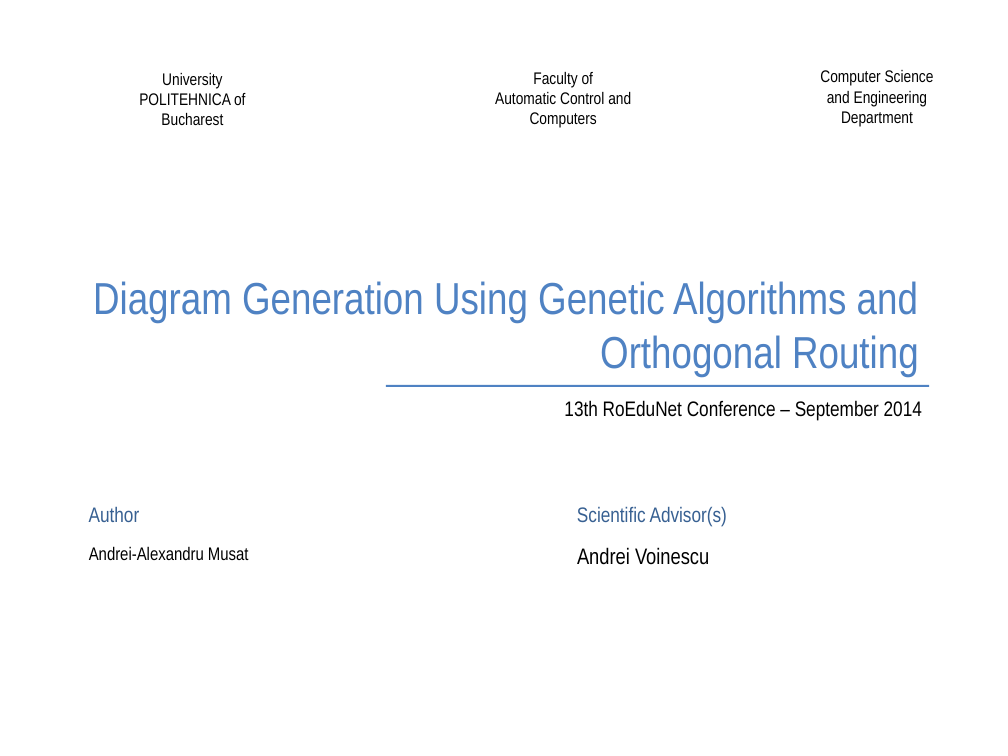
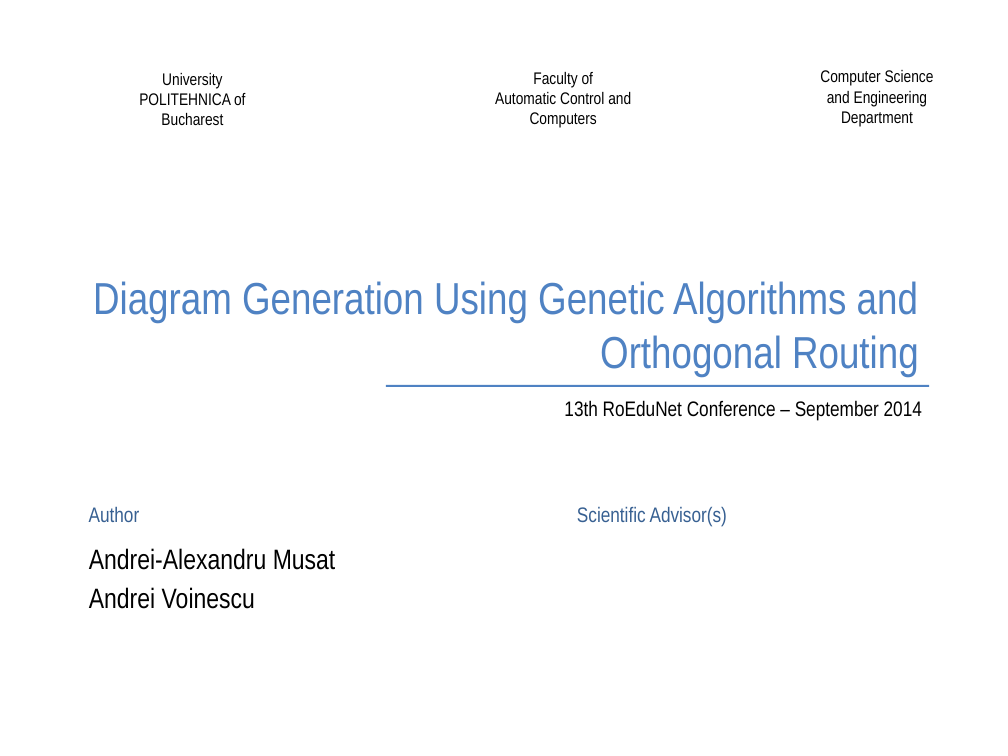
Before and after one commit to TudorVisan/Diploma, a slide deck: slide 1 of andrei.musat/prez/articol/bachelor-slides-en.odp. Drawn at 1008x756 pixels with LibreOffice and Linux fonts; fonts in the diff are those of the drawing; background and template pictures are left out. Boxes give left, top, right and bottom in pixels: in the first picture for what was removed or moved away, otherwise in the second. Text is boxed around its words. In the diff, an @@ line names an element or a change of style, - is before the commit and + after.

```diff
--- a/andrei.musat/prez/articol/bachelor-slides-en.odp
+++ b/andrei.musat/prez/articol/bachelor-slides-en.odp
@@ text at (89,548,336,570): size 13 to 20 pt in "Andrei-Alexandru Musat" @@
@@ text removed at (577,547,709,565) @@
-Andrei Voinescu
@@ text at (89,587,255,609): paragraph added @@
+Andrei Voinescu
```
Also in this commit, not shown: 6 other slides changed, 1 slide added, 1 other file.
